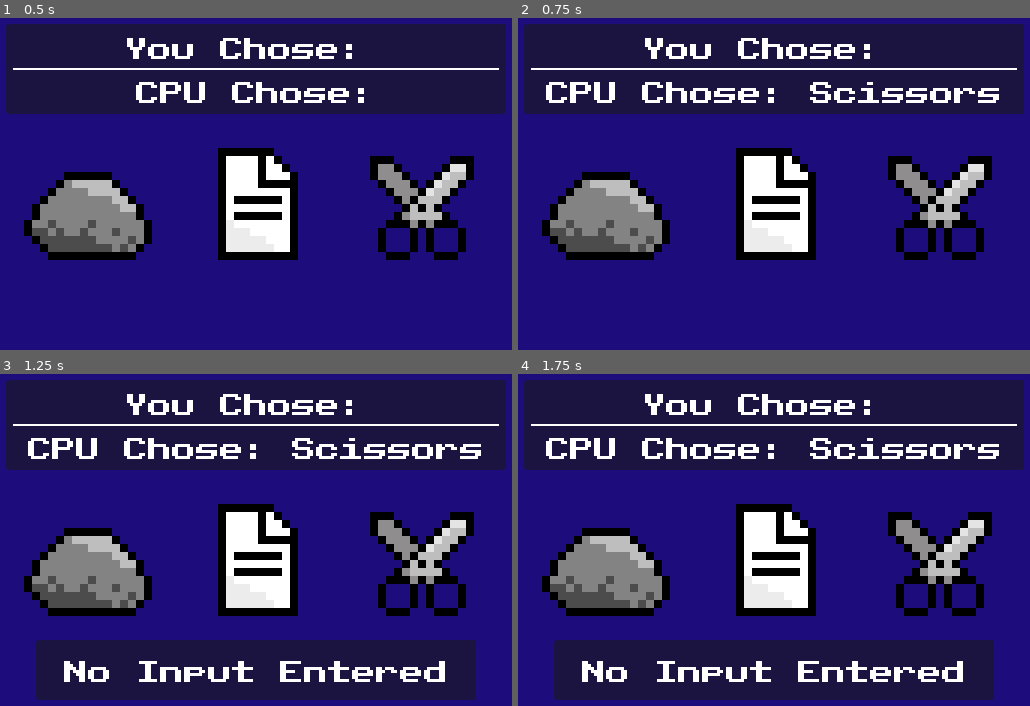
Above: before the commit, frames 1-4 (two rows, left to right).
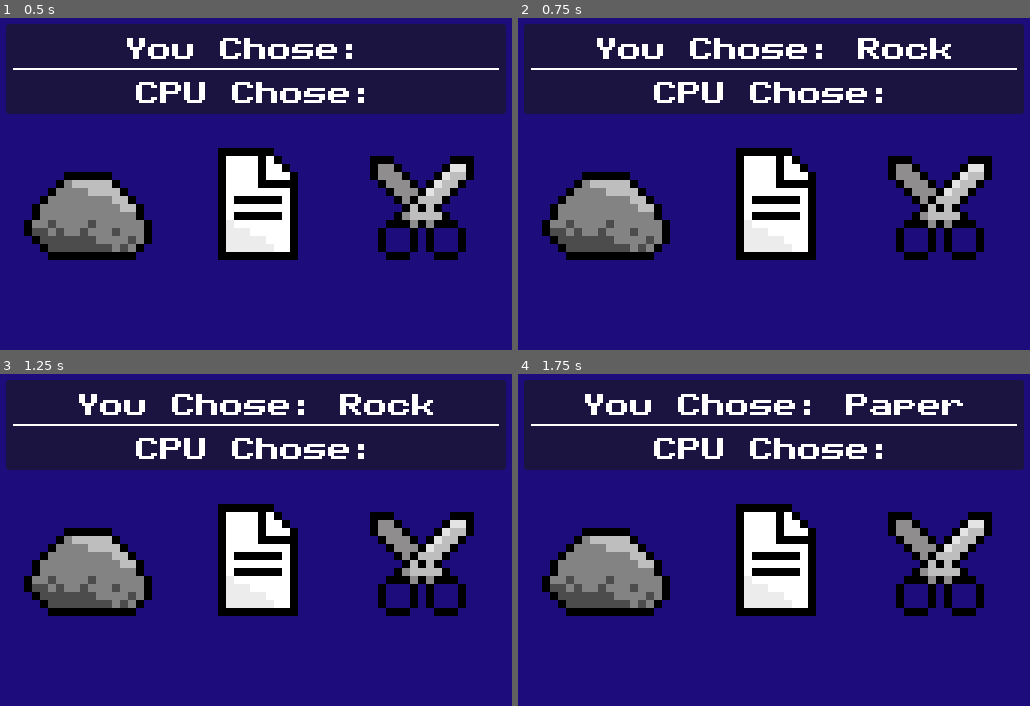
Above: after the commit, the same moments.

Repository: TenacityCodes/Rock-Paper-Scissors
Game: Godot game, scene res://gameplay.tscn
Two runs of this game, one before a commit and one after it. Both use one fixed random seed, a clock stepped at 60 frames per second and the inputs below.
Inputs (mouse positions are in pixels of both pictures, inside the frame that each line leads up to):
- Up to frame 1 (0.5 s): no input
- Up to frame 2 (0.75 s): tap Enter at 0.5 s; move the mouse to (605, 217) at 0.52 s; right-click (605, 217) at 0.6 s; click (605, 217) at 0.67 s
- Up to frame 3 (1.25 s): no input
- Up to frame 4 (1.75 s): move the mouse to (774, 559) at 1.27 s; right-click (774, 559) at 1.35 s; click (774, 559) at 1.42 s

Frame 1 is identical in both runs. In frame 2, 4.1% of the frame differs, in the area x 5-94%, y 6-26%; in frame 3, 20%; in frame 4, 20%, in the area x 5-94%, y 6-99%.

Commit message:
Final Version*
*For now

Diff:
--- a/gameplay.gd
+++ b/gameplay.gd
@@ -63,7 +63,7 @@
 				player_selection_label.text = player_selection_basic_label + "Scissors"
 
 func _process(delta: float) -> void:
-	if Input.is_action_just_pressed("enter"):
+	if Input.is_action_just_pressed("continue"):
 		if (items_can_be_changed):
 			reset_can_be_pressed = false
 			items_can_be_changed = false
--- a/project.godot
+++ b/project.godot
@@ -18,17 +18,19 @@
 
 window/size/viewport_width=640
 window/size/viewport_height=360
+window/stretch/mode="viewport"
+window/stretch/aspect="expand"
 
 [input]
 
-enter={
+continue={
 "deadzone": 0.2,
-"events": [Object(InputEventMouseButton,"resource_local_to_scene":false,"resource_name":"","device":-1,"window_id":0,"alt_pressed":false,"shift_pressed":false,"ctrl_pressed":false,"meta_pressed":false,"button_mask":2,"position":Vector2(252, 9),"global_position":Vector2(261, 57),"factor":1.0,"button_index":2,"canceled":false,"pressed":true,"double_click":false,"script":null)
+"events": [Object(InputEventKey,"resource_local_to_scene":false,"resource_name":"","device":-1,"window_id":0,"alt_pressed":false,"shift_pressed":false,"ctrl_pressed":false,"meta_pressed":false,"pressed":false,"keycode":0,"physical_keycode":32,"key_label":0,"unicode":32,"location":0,"echo":false,"script":null)
 ]
 }
 reset={
 "deadzone": 0.2,
-"events": [Object(InputEventKey,"resource_local_to_scene":fa …(140 unchanged characters)… d":false,"keycode":0,"physical_keycode":32,"key_label":0,"unicode":32,"location":0,"echo":false,"script":null)
+"events": [Object(InputEventKey,"resource_local_to_scene":fa …(140 unchanged characters)… d":false,"keycode":0,"physical_keycode":82,"key_label":0,"unicode":114,"location":0,"echo":false,"script":null)
 ]
 }
 
